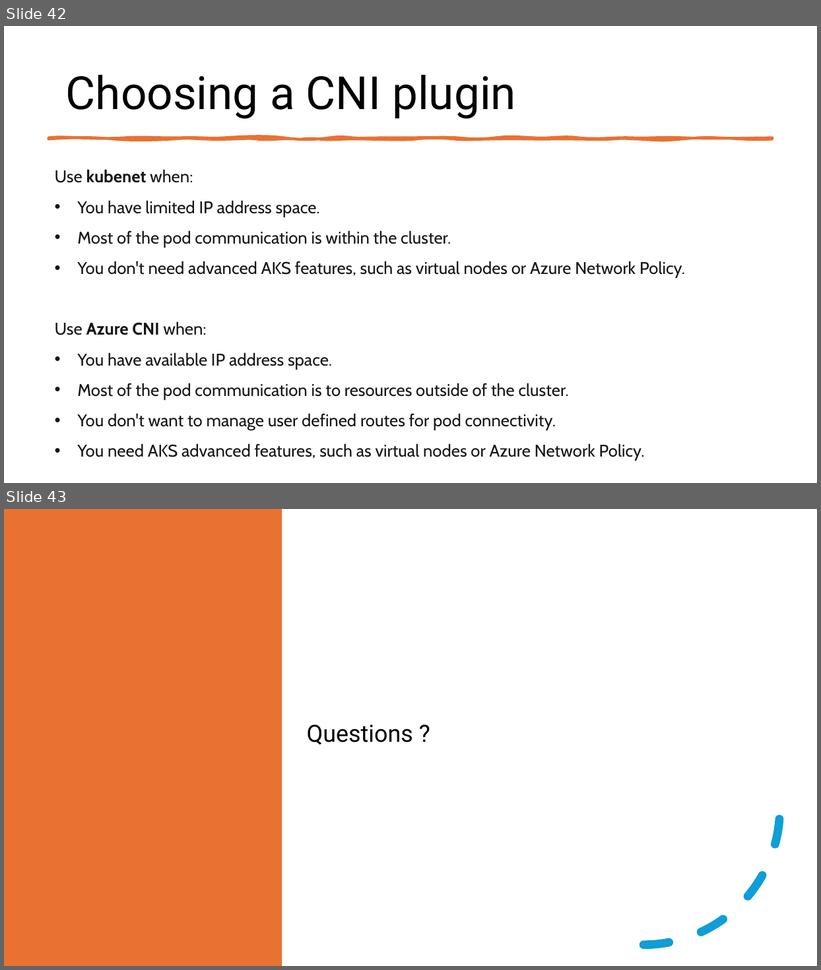
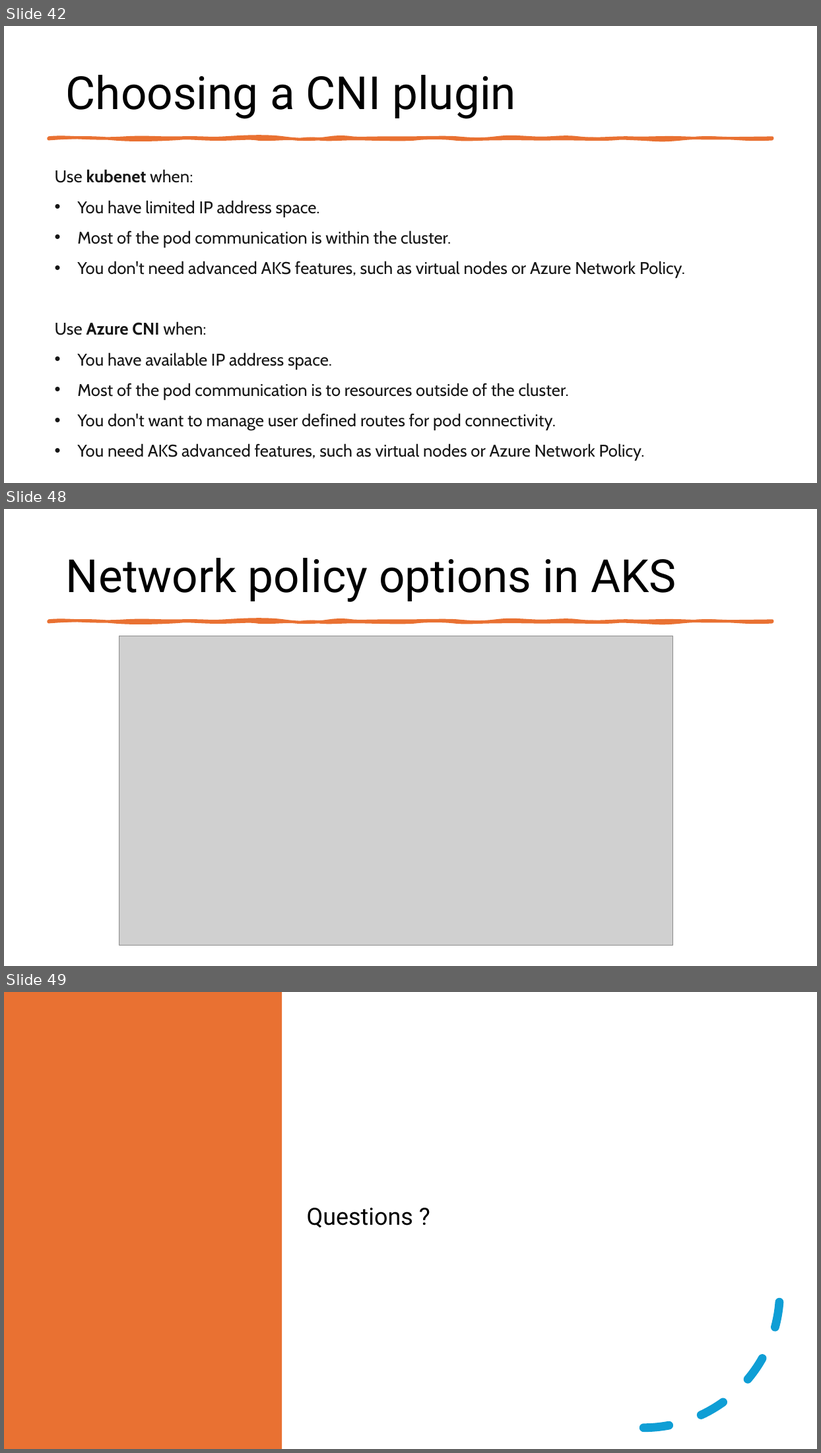
Before and after one commit to fhbilgen/AKSWorkshop, a slide deck: AKS_04_Networking.pptx. Shown one above the other, each under a label of ours: slides 42 and 43 before the commit, slides 42, 48 and 49 after it; the slides between them are not shown. The pictures are 821x970 and 821x1453 pixels, drawn with LibreOffice and Linux fonts; fonts in the diff are those of the drawing; grey boxes stand for pictures. Boxes give left, top, right and bottom in pixels: in the first picture for what was removed or moved away, otherwise in the second. Text is boxed around its words. In the diff, an @@ line names an element or a change of style, - is before the commit and + after.

```diff
--- a/AKS_04_Networking.pptx
+++ b/AKS_04_Networking.pptx
@@ slide 48 added at (4,509,817,966), background #FFFFFF @@
@@ title added at (66,558,677,602), 54 pt, text #000000 @@
+Network policy options in AKS
@@ freeform shape added at (48,621,773,622), fill #E97132, outline #E97132 3.25 pt @@
@@ picture added at (120,636,673,946) @@
@@ what was slide 43 is now slide 49 @@
```
Also in this commit, not shown: 5 other slides added, 20 other files.
